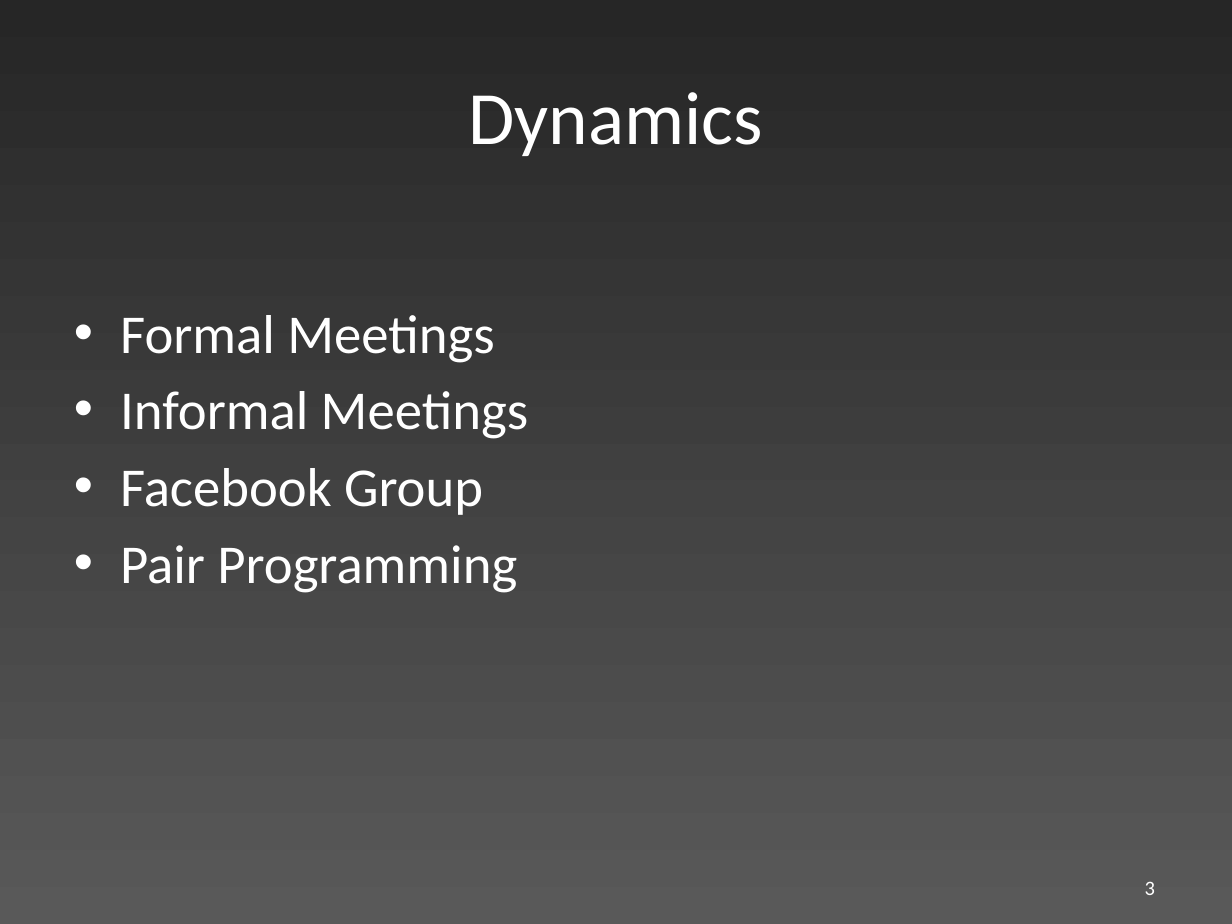
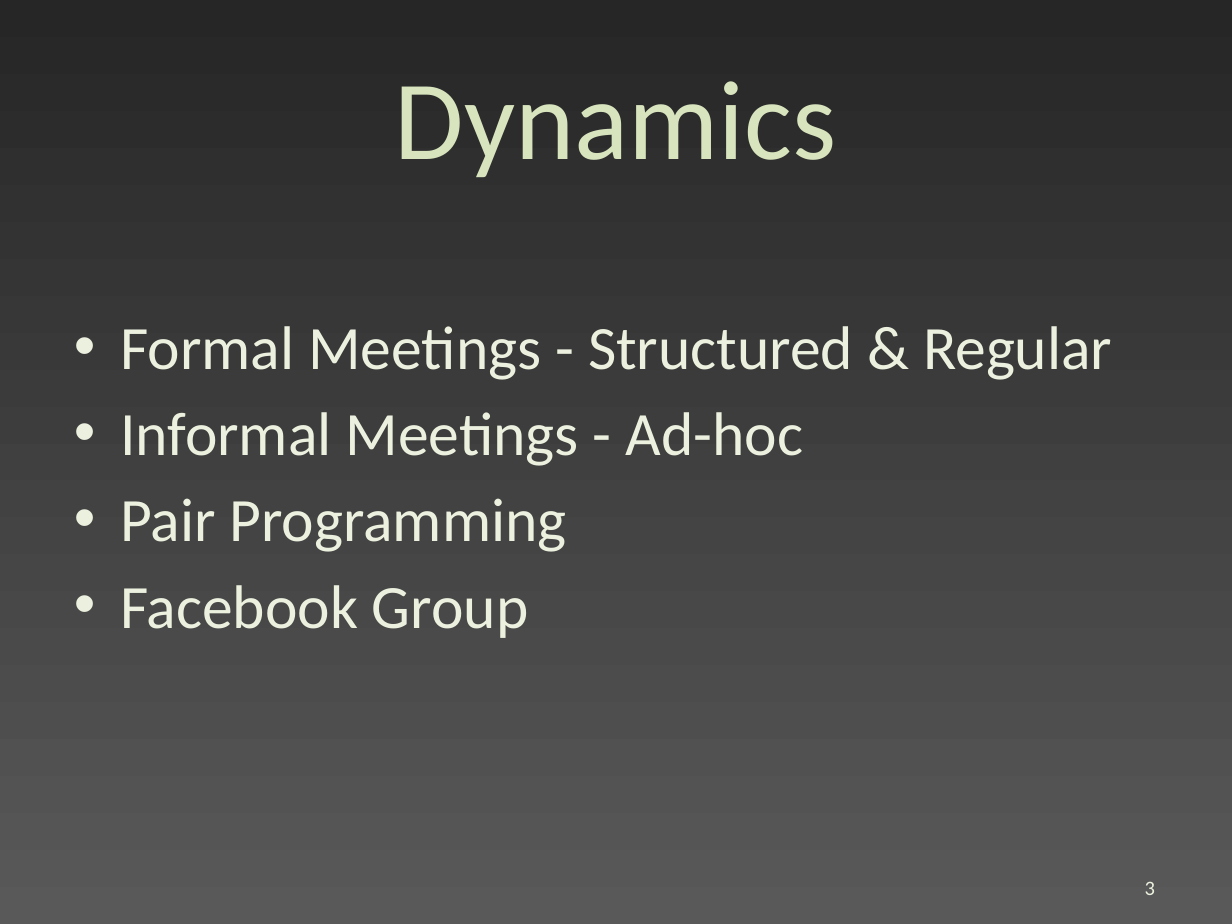
Before and after one commit to edderick/RunwayRedeclaration, a slide deck: slide 3 of doc/Final Presentation/Slides.pptx. Drawn at 1232x924 pixels with LibreOffice and Linux fonts; fonts in the diff are those of the drawing. Boxes give left, top, right and bottom in pixels: in the first picture for what was removed or moved away, otherwise in the second. Text is boxed around its words. In the diff, an @@ line names an element or a change of style, - is before the commit and + after.

Commit message:
* Font tweaks to Slides.pptx

```diff
--- a/doc/Final Presentation/Slides.pptx
+++ b/doc/Final Presentation/Slides.pptx
@@ title "Dynamics" at (x1=395, y1=81, x2=837, y2=177): size 44 to 66 pt, text colour #FFFFFF to #D7E4BD @@
@@ text at (x1=120, y1=326, x2=1112, y2=552): text changed; size 32 to 36 pt; text colour #FFFFFF to #EBF1DE @@
-• Formal Meetings
-• Informal Meetings
+• Formal Meetings - Structured & Regular
+• Informal Meetings - Ad-hoc
+• Pair Programming
@@ text at (x1=120, y1=545, x2=517, y2=593): paragraph removed @@
-• Pair Programming
@@ text at (x1=120, y1=585, x2=528, y2=638): size 32 to 36 pt, text colour #FFFFFF to #EBF1DE in "Facebook Group" @@
@@ page number at (x1=1145, y1=882, x2=1155, y2=895): text colour #FFFFFF to #EBF1DE @@
```
Also in this commit, not shown: 3 other slides changed.
